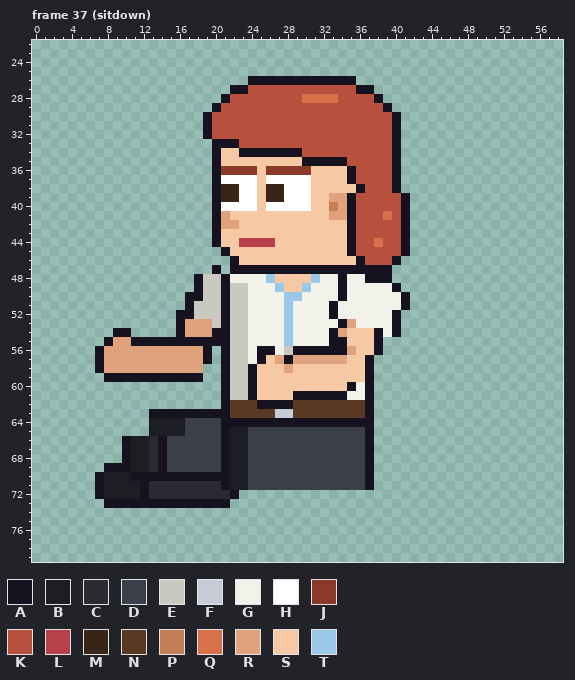
Two versions of one pixel-art file, sprites/clients/client_dentdoc_b_left_anim.aseprite. Above, as it was before the edit.
64x80 pixels, 129 frames. Colours within 5 levels of each other are drawn and written as one. Shown: frame 37 (sitdown): x 0..58, y 22..79. The old version is drawn lined up with the new one. The commit also changed other frames, which this record leaves out.
Visible layers, top first: "Arm Top", "Hair", "Face", "Watch", "Near Arm", "Collar", "Belt", "Shirt", "Body", "Back Arm", "Pants", "Shoes".
Palette (. is transparent): A #17121f  B #1c1e24  C #2a2a33  D #3a3f4a  E #c9c9c0  F #c8ccd8  G #f2f2ea  H #ffffff  J #8a3a28  K #b8503e  L #b8404a  M #3a2418  N #5a3a22  P #c47e58  Q #d8704a  R #e0a27c  S #f6c9a4  T #9ac8e8
Pixels before, frame 37 (sitdown) (only the part around the change), first column x 0:
36 ....................AJJJJSJJJJJSSSSAKKKKA.......
37 ....................AHHHHSHHHHHSSSSAKKKKA.......
38 ....................AMMHHSMMHHHSSSSSAKKKA.......
39 ....................AMMHHSMMHHHSSRRAKKKKKA......
40 ....................AHHHHSHHHHHSSPRAKKKKKA......
41 ....................ARSSSSSSSSSSSRRAKKKQKA......
42 ....................ARRSSSSSSSSSSSSAKKKKKA......
43 ....................ASSSSSSSSSSSSSSAKKKKKA......
44 ....................ASSLLLLSSSSSSSSAKKQKKA......
45 .....................ASSSSSSSSSSSSSAKKKKKA......
46 ......................ASSSSSSSSSSSSSAKKKA.......
47 ....................A.AAAAAAAAAAAAAAAAAA........
48 ..................AEEAGGGGTSSSSTGGAGGAAA........
49 ..................AEEAEEGGGTSSTGGGAGGGGGA.......
50 .................AAEEAEEGGGGTTGGGGAGGGGGGA......
51 .................AEEEAEEGGGGTGGGGAGGGGGGGA......
52 ................AAEEEAEEGGGGTGGGGAGGGGGGA.......
53 ................ARRREAEEGGGGTGGGGGARGGGGA.......
54 .........AA.....ARRRAAEEGGGGTGGGGARSSSAGA.......
55 ........ARRAAAAAAAAAAAEEGGGGTGGGGAASSSA.........
56 .......ARRRRRRRRRRRA.AEEGAAGEAAAAAARSSA.........
57 .......ARRRRRRRRRRRA.AEEGASRARRRRRRSSA..........
58 .......ARRRRRRRRRRR..AEEASSSRSSSSSSSSA..........
59 ........AAAAAAAAAAA..AEEASSSSSSSSSSSSA..........
60 .....................AEEASSSSSSSSSSAGA..........
61 .....................AEEASSSSAAAAAAGGA..........
62 .....................ANNNAAAANNNNNNNNA..........
63 .............AAAAAAAAANNNNNFFNNNNNNNNA..........
64 .............BBBBDDDDAAAAAAAAAAAAAAAAA..........
65 .............BBBBDDDDABBDDDDDDDDDDDDDA..........
66 ..........ABBCADDDDDDABBDDDDDDDDDDDDDA..........
67 ..........ABBCADDDDDDABBDDDDDDDDDDDDDA..........
68 ..........ABBCADDDDDDABBDDDDDDDDDDDDDA..........
69 ........AAABBCADDDDDDABBDDDDDDDDDDDDDA..........
70 .......ABBBAAAAAAAAAAABBDDDDDDDDDDDDDA..........
71 .......ABBBBACCCCCCCCABBDDDDDDDDDDDDDA..........
72 .......ABBBBACCCCCCCCCA.........................
73 ........AAAAAAAAAAAAAA..........................
74 ................................................
75 ................................................
76 ................................................
77 ................................................
78 ................................................
79 ................................................
And afterwards:
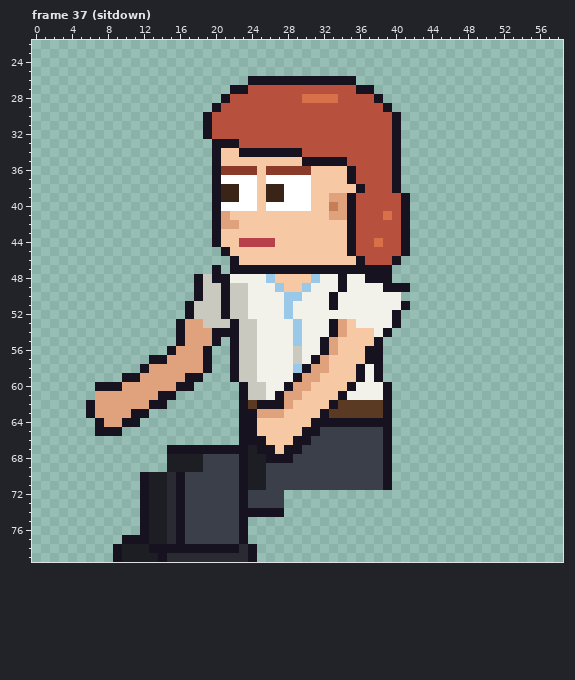
What changed:
whole drawing moved by -2,-6 (the old picture is shown already moved)
Frame 37 (sitdown):
y 48: x 20 E -> A
y 49: x 39 G -> A; x 41 . -> A
y 50: x 17 A -> .; x 33..34 GA -> AG; x 41 A -> .
y 52: x 16 A -> .; x 33 A -> G
y 53: x 19 R -> E; x 21..22 AE -> EA; x 24 G -> E; x 28..29 TG -> GT; x 33..35 GAR -> ARS
y 54: x 9..10 AA -> ..; x 22 E -> A; x 24 G -> E; x 28..29 TG -> GT; x 38..40 AGA -> GA.
y 55: x 8..15 ARRAAAAA -> ........; x 17..19 AAA -> RRR; x 21..22 AE -> .A; x 24 G -> E; x 28..29 TG -> GT; x 32..34 GAA -> ARS
y 56: x 7..15 ARRRRRRRR -> ........A; x 21..22 AE -> .A; x 24..26 GAA -> EGG; x 28..31 EAAA -> GEGG; x 33..35 AAR -> RSS; x 37 S -> A
y 57: x 7..14 ARRRRRRR -> ......AA; x 21..22 AE -> .A; x 24..31 GASRARRR -> EGGGGEGA; x 33..34 RR -> SS; x 38 . -> A
y 58: x 7..12 ARRRRR -> .....A; x 19 . -> A; x 21..22 AE -> .A; x 24..32 ASSSRSSSS -> EGGGGTARR; x 36..38 SA. -> AGA
y 59: x 8..9 AA -> ..; x 12..16 AAAAA -> RRRRR; x 21..22 AE -> .A; x 24..31 ASSSSSSS -> EGGGGARR; x 36..38 SA. -> AGA
y 60: x 7..17 ........... -> AAARRRRRRAA; x 21..30 AEEASSSSSS -> ..AEEGGARR; x 37..39 A.. -> GGA
y 61: x 7..15 ......... -> RRRRRRRAA; x 21..33 AEEASSSSAAAAA -> ..AEEGARRSSSS; x 37..39 A.. -> GGA
y 62: x 6..14 ......... -> ARRRRRRAA; x 21..23 ANN -> ..A; x 28..33 ANNNNN -> RSSSSA; x 37..39 A.. -> NNA
y 63: x 6..32 .......AAAAAAAAANNNNNFFNNNN -> ARRRRAA..........AARRRSSSSA; x 37..39 A.. -> NNA
y 64: x 7..11 ..... -> ARRAA; x 13..22 BBBBDDDDAA -> ..........; x 25..30 AAAAAA -> SSSSSS; x 38..39 .. -> AA
y 65: x 7..9 ... -> AAA; x 13..31 BBBBDDDDABBDDDDDDDD -> ..........AASSSSSAA; x 37..39 A.. -> DDA
y 66: x 10..30 ABBCADDDDDDABBDDDDDDD -> .............AAASSSAA; x 37..39 A.. -> DDA
y 67: x 10..20 ABBCADDDDDD -> .....AAAAAA; x 22..29 BBDDDDDD -> AABAASAA; x 37..39 A.. -> DDA
y 68: x 10..18 ABBCADDDD -> .....BBBB; x 21..28 ABBDDDDD -> DDABBAAA; x 37..39 A.. -> DDA
y 69: x 8..18 AAABBCADDDD -> .......BBBB; x 21..25 ABBDD -> DDABB; x 37..39 A.. -> DDA
y 70: x 7..11 ABBBA -> .....; x 13..15 AAA -> BBC; x 17..25 AAAAABBDD -> DDDDDDABB; x 37..39 A.. -> DDA
y 71: x 7..11 ABBBB -> .....; x 13..14 CC -> BB; x 16..25 CCCCCABBDD -> ADDDDDDABB; x 37..39 A.. -> DDA
y 72: x 7..11 ABBBB -> .....; x 13..14 CC -> BB; x 16..27 CCCCCCA..... -> ADDDDDDADDDD
y 73: x 8..11 AAAA -> ....; x 13..15 AAA -> BBC; x 17..27 AAAAA...... -> DDDDDDADDDD
y 74: x 12..27 ................ -> ABBCADDDDDDAAAAA
y 75..76: x 12..23 ............ -> ABBCADDDDDDA
y 77: x 10..23 .............. -> AAABBCADDDDDDA
y 78: x 9..24 ................ -> ABBBAAAAAAAAAACA
y 79: x 9..24 ................ -> ABBBBACCCCCCCCCA
